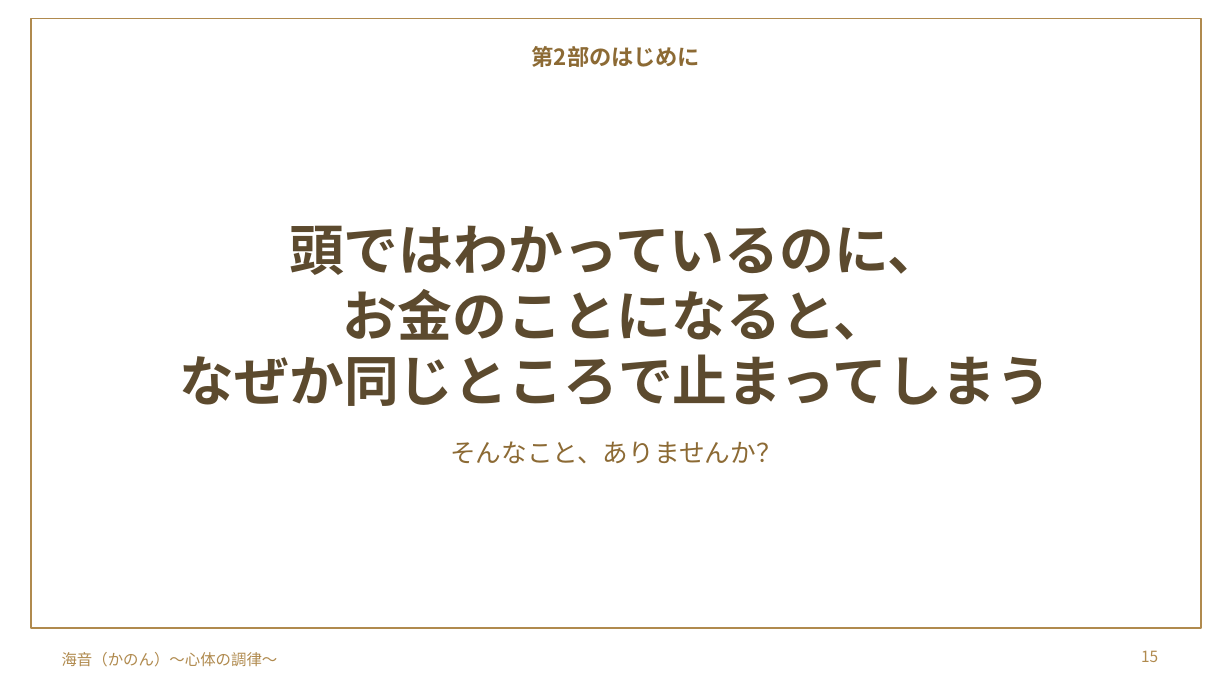
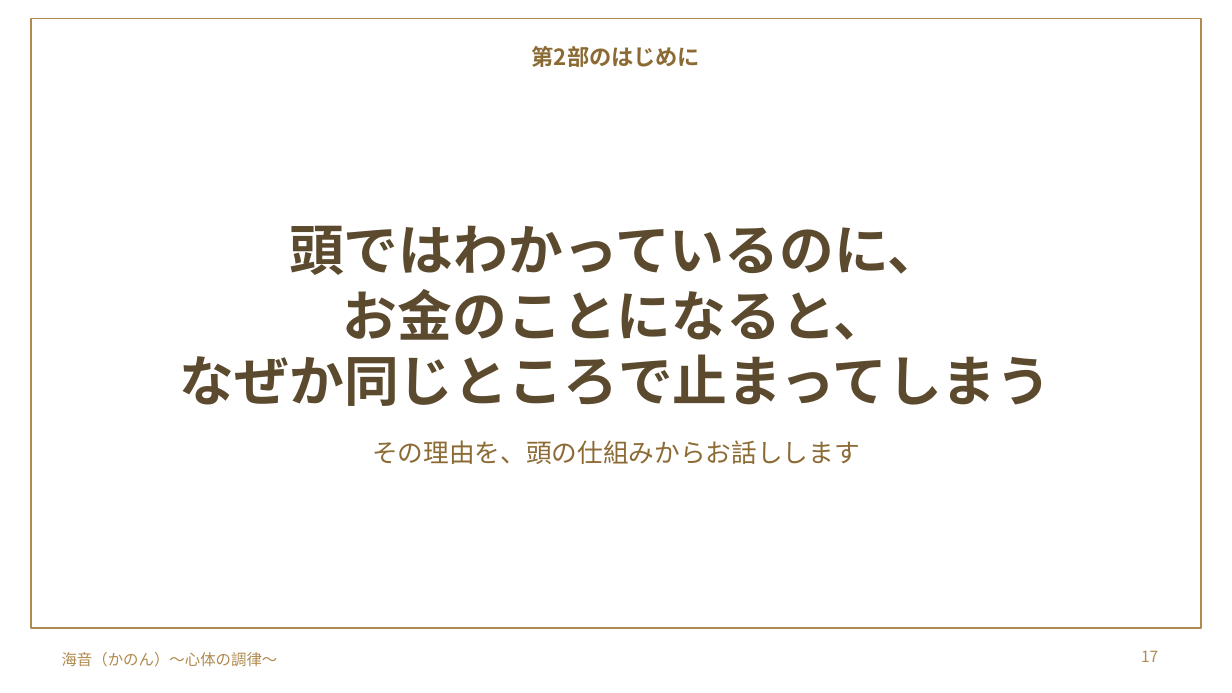
Before and after one commit to y-takahashi-cmd/MyBrain, a slide deck: slide 17 of 20_Projects/海音_心体の調律/単発/仁部あきえさん/20261028_仁部あきえさん_お金のブロック単発セッション.pptx (slide 15 before the commit). Drawn at 1232x693 pixels with LibreOffice and Linux fonts; fonts in the diff are those of the drawing; background and template pictures are left out. Boxes give left, top, right and bottom in pixels: in the first picture for what was removed or moved away, otherwise in the second. Text is boxed around its words. In the diff, an @@ line names an element or a change of style, - is before the commit and + after.

```diff
--- a/20_Projects/海音_心体の調律/単発/仁部あきえさん/20261028_仁部あきえさん_お金のブロック単発セッション.pptx
+++ b/20_Projects/海音_心体の調律/単発/仁部あきえさん/20261028_仁部あきえさん_お金のブロック単発セッション.pptx
@@ text at box(372, 440, 860, 464): text changed @@
-そんなこと、ありませんか？
+その理由を、頭の仕組みからお話しします
@@ page number at box(1141, 650, 1158, 662): text changed @@
-15
+17
```
Also in this commit, not shown: 2 other slides changed, 3 slides added.
